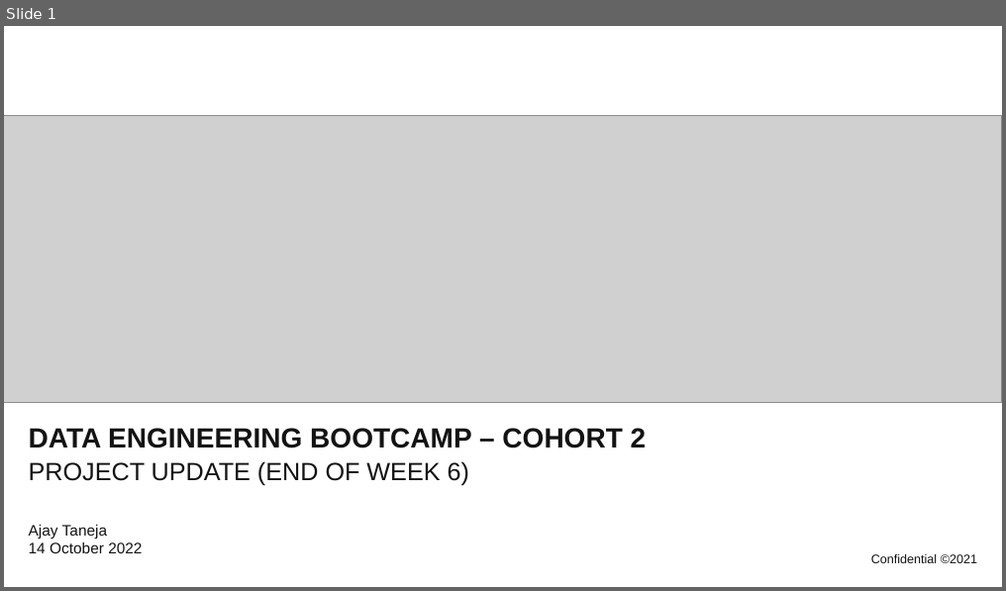
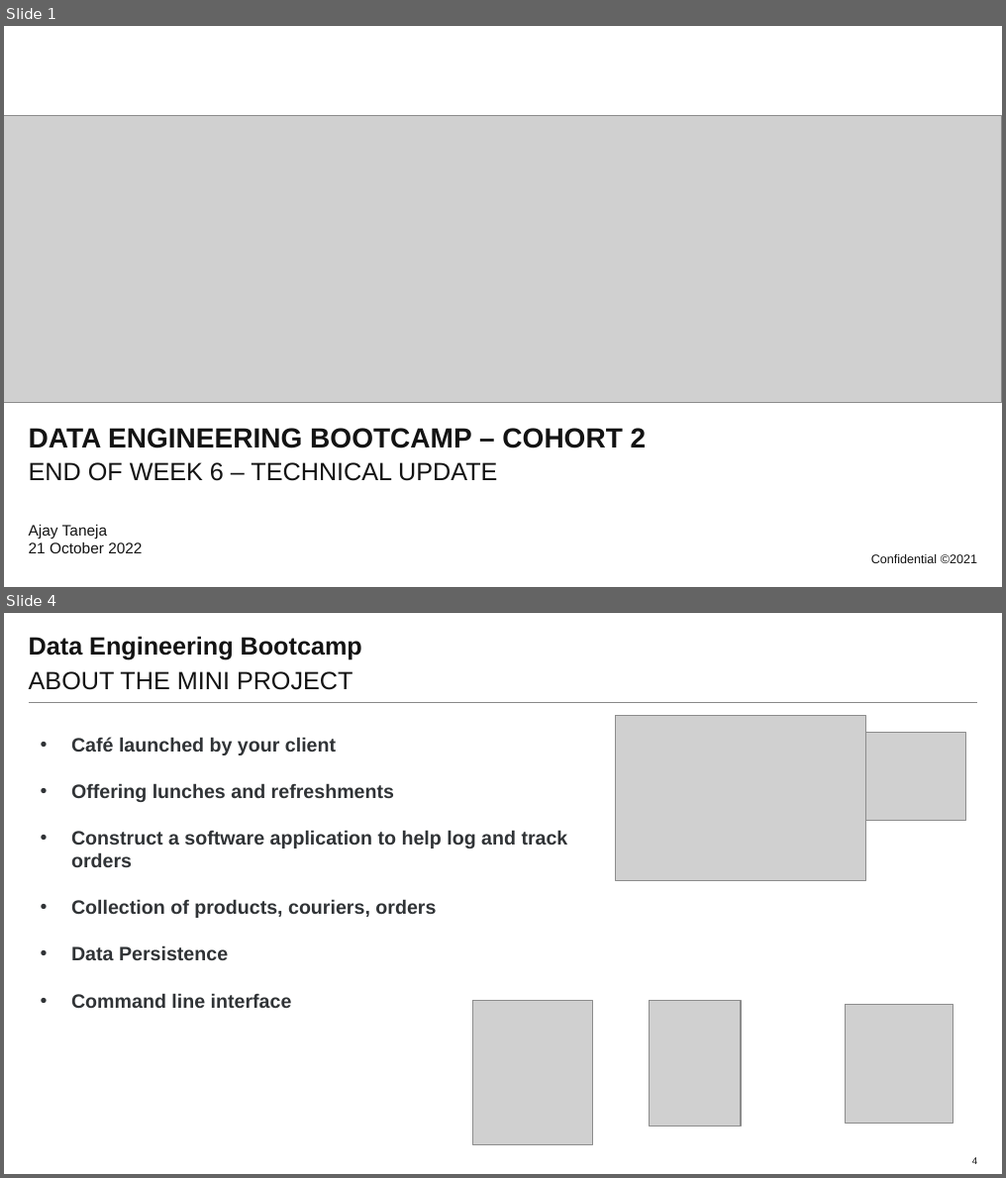
Before and after one commit to atanejajlr/week_5_v3, a slide deck: presentation/project_presentation.pptx. Shown one above the other, each under a label of ours: slide 1 before the commit, slides 1 and 4 after it; the slides between them are not shown. The pictures are 1006x591 and 1006x1178 pixels, drawn with LibreOffice and Linux fonts; fonts in the diff are those of the drawing; grey boxes stand for pictures; background and template pictures are left out. Boxes give left, top, right and bottom in pixels: in the first picture for what was removed or moved away, otherwise in the second. Text is boxed around its words. In the diff, an @@ line names an element or a change of style, - is before the commit and + after.

```diff
--- a/presentation/project_presentation.pptx
+++ b/presentation/project_presentation.pptx
@@ slide 4 added at (x1=4, y1=613, x2=1002, y2=1174), background #FFFFFF; not listed: 1 template element that a slide beside it also shows @@
@@ title added at (x1=29, y1=636, x2=362, y2=661), 18 pt, text #131313, bold @@
+Data Engineering Bootcamp
@@ subtitle added at (x1=29, y1=671, x2=352, y2=690), 18 pt, text #131313 @@
+ABOUT THE MINI PROJECT
@@ picture added at (x1=616, y1=716, x2=866, y2=881) @@
@@ text added at (x1=71, y1=737, x2=568, y2=1008), 14 pt, text #303336, bold @@
+• Café launched by your client
+• Offering lunches and refreshments
+• Construct a software application to help log and track orders
+• Collection of products, couriers, orders
+• Data Persistence
+• Command line interface
@@ picture added at (x1=866, y1=733, x2=966, y2=821) @@
@@ picture added at (x1=472, y1=1001, x2=592, y2=1146) @@
@@ picture added at (x1=649, y1=1001, x2=742, y2=1127) @@
@@ picture added at (x1=845, y1=1005, x2=952, y2=1123) @@
@@ page number added at (x1=972, y1=1157, x2=977, y2=1164), 7 pt, text #131313 @@
+4
@@ slide 1 changed as well @@
@@ subtitle at (x1=29, y1=463, x2=497, y2=481): text changed @@
-PROJECT UPDATE (END OF WEEK 6)
+END OF WEEK 6 – TECHNICAL UPDATE
@@ text at (x1=29, y1=525, x2=142, y2=554): text changed @@
-Ajay Taneja
-14 October 2022
+Ajay Taneja
+21 October 2022
```
Also in this commit, not shown: 7 other slides added, 12 slides removed, 6 other files.
